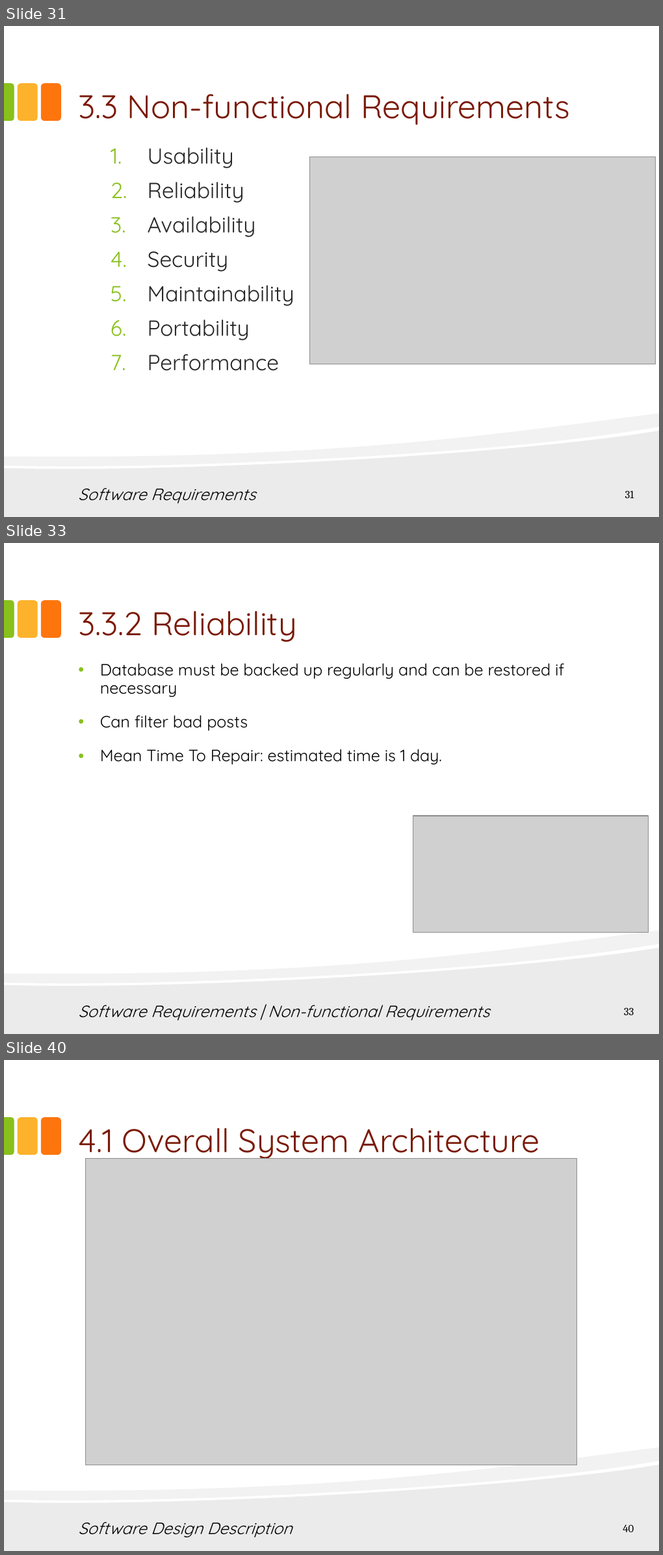
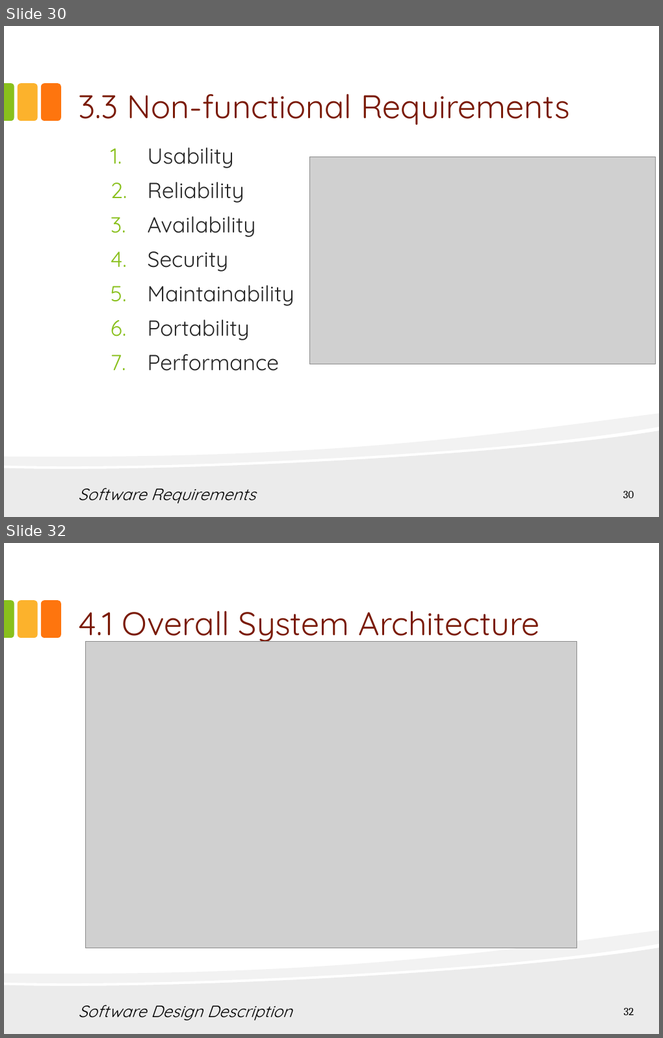
Before and after one commit to hungqcao/Rental-House-Finding, a slide deck: Document/Documentation/Final Document & Report/RHF_Presentation_Final_v1.0.pptx. Shown one above the other, each under a label of ours: slides 31, 33 and 40 before the commit, slides 30 and 32 after it; the slides between them are not shown. The pictures are 663x1555 and 663x1038 pixels, drawn with LibreOffice and Linux fonts; fonts in the diff are those of the drawing; grey boxes stand for pictures. Boxes give left, top, right and bottom in pixels: in the first picture for what was removed or moved away, otherwise in the second. Text is boxed around its words. In the diff, an @@ line names an element or a change of style, - is before the commit and + after.

```diff
--- a/Document/Documentation/Final Document & Report/RHF_Presentation_Final_v1.0.pptx
+++ b/Document/Documentation/Final Document & Report/RHF_Presentation_Final_v1.0.pptx
@@ slide 33 removed at <box>4,543,659,1034</box>, background #FFFFFF; not listed: 5 template elements that a slide beside it also shows @@
@@ title removed at <box>78,611,296,642</box> @@
-3.3.2 Reliability
@@ text removed at <box>100,663,564,765</box> @@
-• Database must be backed up regularly and can be restored if necessary
-• Can filter bad posts
-• Mean Time To Repair: estimated time is 1 day.
@@ picture removed at <box>414,816,648,933</box> @@
@@ text removed at <box>78,1005,490,1021</box> @@
-Software Requirements | Non-functional Requirements
@@ page number removed at <box>624,1008,634,1016</box> @@
-33
@@ what was slide 31 is now slide 30 @@
@@ page number at <box>623,491,634,499</box>: text changed @@
-31
+30
@@ what was slide 40 is now slide 32 @@
@@ page number at <box>624,1008,634,1016</box>: text changed @@
-40
+32
```
Also in this commit, not shown: 8 slides changed, 1 slide added, 11 other slides removed.
